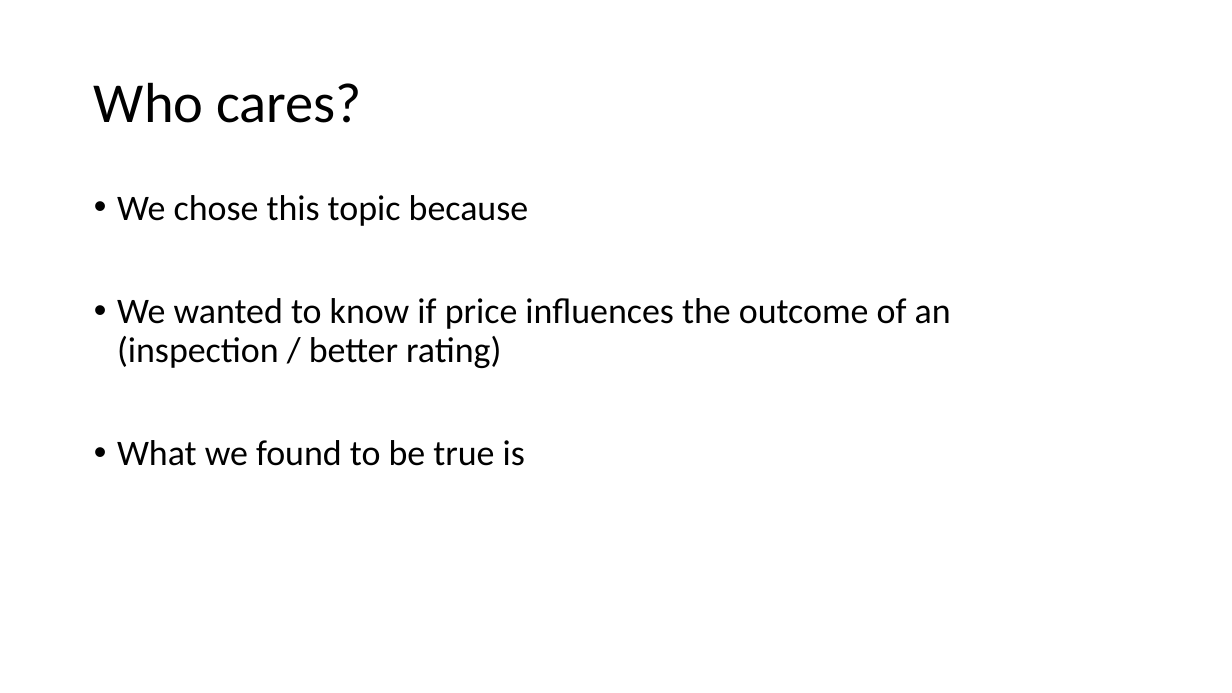
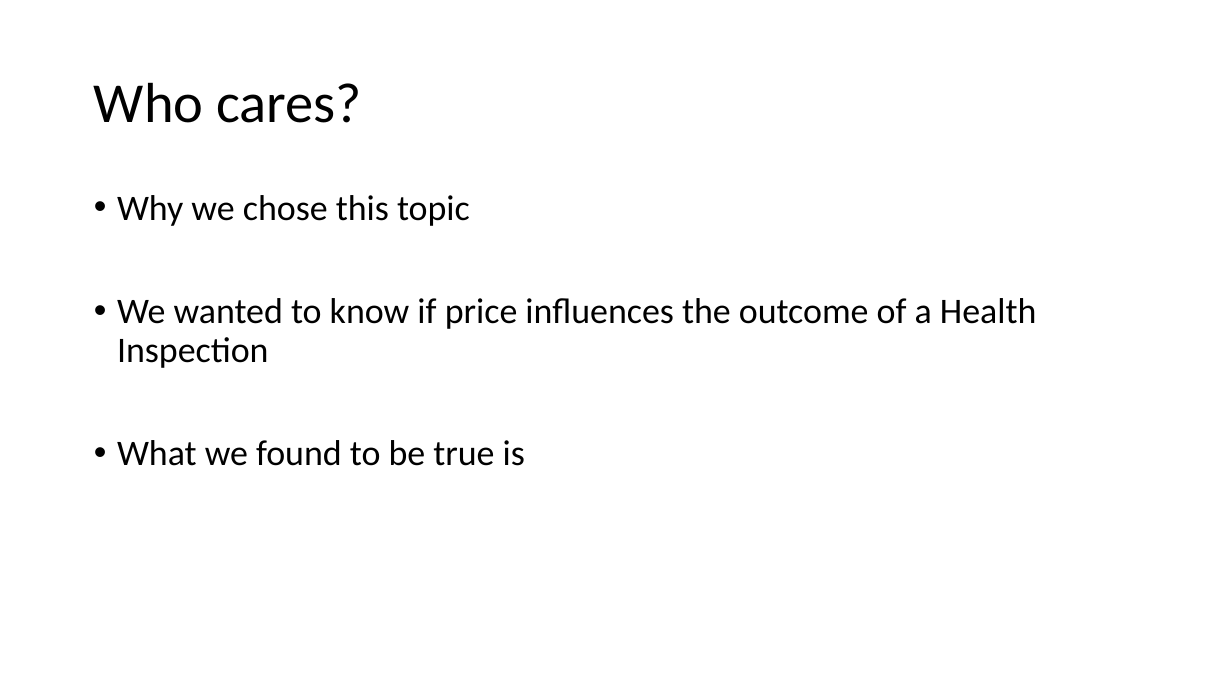
Before and after one commit to DCMilligan88/PriceVsHealth, a slide deck: slide 3 of Project 1 presentation (1).pptx. Drawn at 1232x693 pixels with LibreOffice and Linux fonts; fonts in the diff are those of the drawing; background and template pictures are left out. Boxes give left, top, right and bottom in pixels: in the first picture for what was removed or moved away, otherwise in the second. Text is boxed around its words. In the diff, an @@ line names an element or a change of style, - is before the commit and + after.

```diff
--- a/Project 1 presentation (1).pptx
+++ b/Project 1 presentation (1).pptx
@@ text at (117, 195, 1037, 368): text changed @@
-• We chose this topic because
-• We wanted to know if price influences the outcome of an (inspection / better rating)
+• Why we chose this topic
+• We wanted to know if price influences the outcome of a Health Inspection
```
Also in this commit, not shown: 11 other slides changed, 7 slides added, 7 slides removed.
